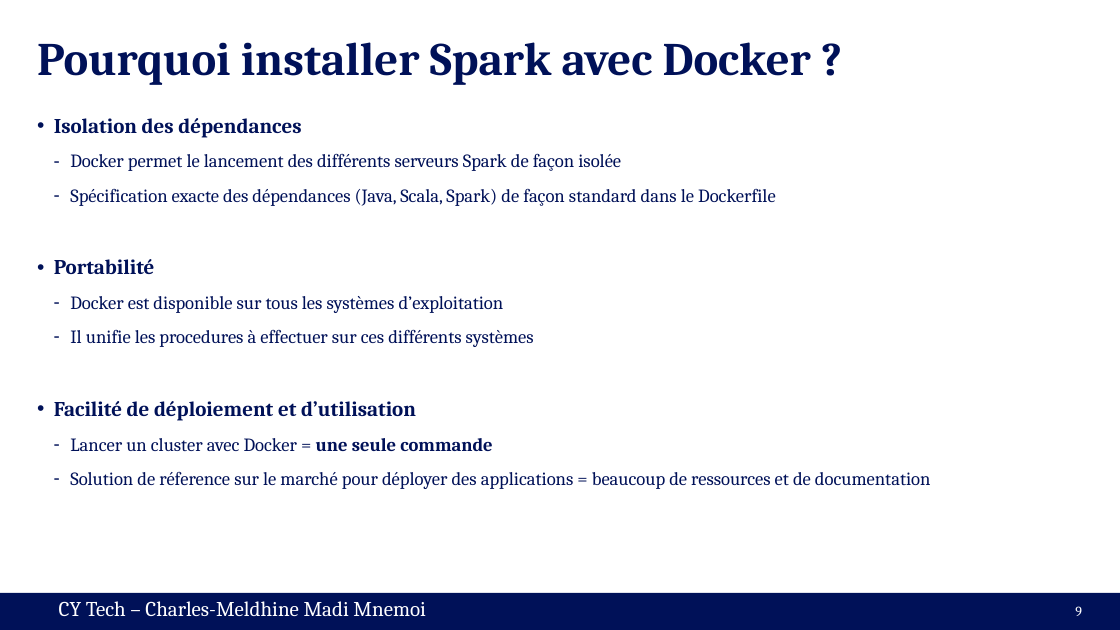
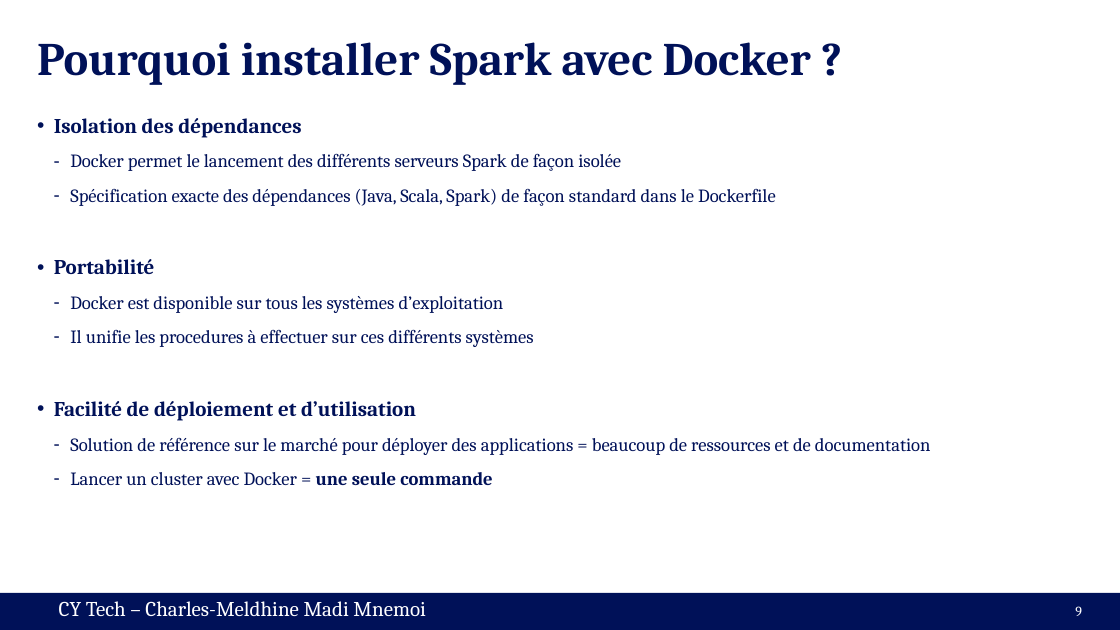
Before and after one commit to cmnemoi/cytech_sparks, a slide deck: slide 9 of presentation.pptx. Drawn at 1120x630 pixels with LibreOffice and Linux fonts; fonts in the diff are those of the drawing. Boxes give left, top, right and bottom in pixels: in the first picture for what was removed or moved away, otherwise in the second. Text is boxed around its words. In the diff, an @@ line names an element or a change of style, - is before the commit and + after.

```diff
--- a/presentation.pptx
+++ b/presentation.pptx
@@ text at (70,437,931,455): paragraph added @@
+  – Solution de référence sur le marché pour déployer des applications = beaucoup de ressources et de documentation
@@ text at (70,471,931,489): paragraph removed @@
-  – Solution de réference sur le marché pour déployer des applications = beaucoup de ressources et de documentation
```
Also in this commit, not shown: 1 other slide changed, 3 slides added.
